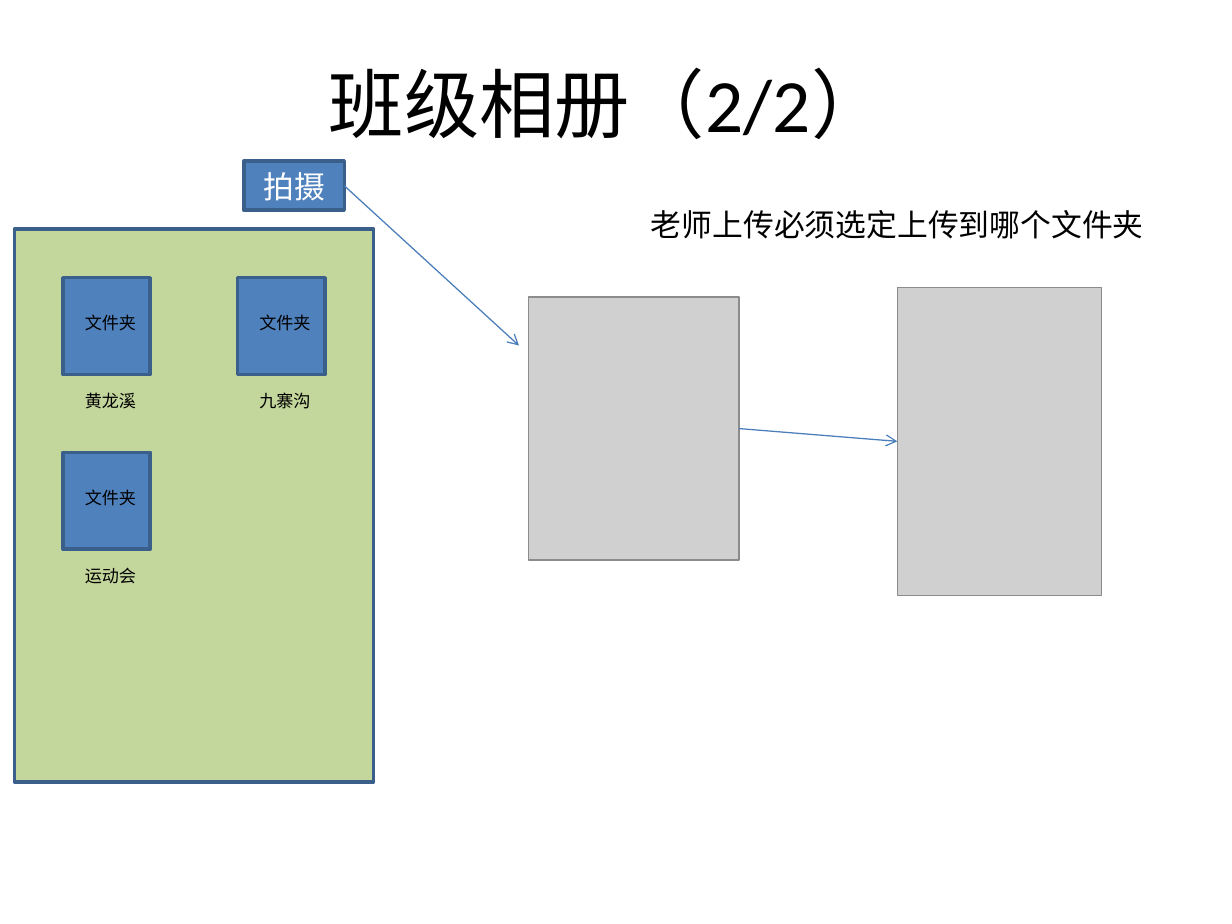
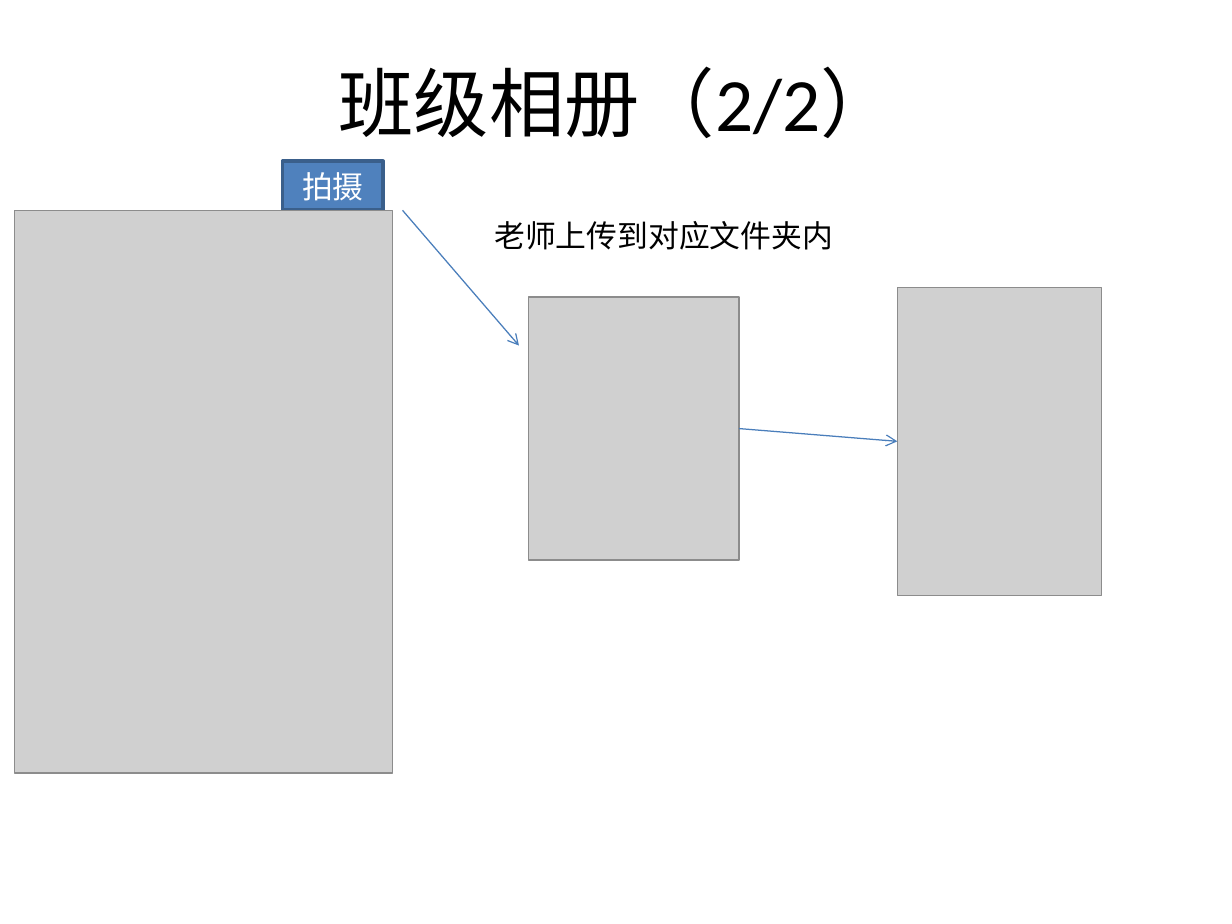
Before and after one commit to cbf107/DataCampus, a slide deck: slide 5 of 数据校园App/数据校园App.pptx. Drawn at 1232x924 pixels with LibreOffice and Linux fonts; fonts in the diff are those of the drawing; grey boxes stand for pictures. Boxes give left, top, right and bottom in pixels: in the first picture for what was removed or moved away, otherwise in the second. Text is boxed around its words. In the diff, an @@ line names an element or a change of style, - is before the commit and + after.

```diff
--- a/数据校园App/数据校园App.pptx
+++ b/数据校园App/数据校园App.pptx
@@ title "班级相册（2/2）": place and size @@
-title "班级相册（2/2）" at box(329, 67, 887, 139)
+title "班级相册（2/2）" at box(339, 66, 897, 138)
@@ rectangle "拍摄": place and size @@
-rectangle "拍摄" at box(244, 161, 345, 211)
+rectangle "拍摄" at box(282, 161, 383, 211)
@@ rectangle removed at box(15, 229, 373, 782) @@
@@ picture added at box(15, 211, 393, 774) @@
@@ arrow moved from (345, 186) - (519, 346) to (403, 211) - (519, 346) @@
@@ text at box(494, 221, 833, 250): text changed @@
-老师上传必须选定上传到哪个文件夹
+老师上传到对应文件夹内
@@ rectangle removed at box(63, 277, 150, 375) @@
@@ rectangle removed at box(238, 277, 325, 375) @@
@@ text removed at box(85, 314, 136, 331) @@
-文件夹
@@ text removed at box(259, 314, 310, 331) @@
-文件夹
@@ text removed at box(85, 392, 136, 409) @@
-黄龙溪
@@ text removed at box(259, 392, 310, 409) @@
-九寨沟
@@ rectangle removed at box(63, 452, 150, 549) @@
@@ text removed at box(85, 489, 136, 506) @@
-文件夹
@@ text removed at box(85, 567, 136, 584) @@
-运动会
```
Also in this commit, not shown: 2 other slides changed, 1 slide added.
